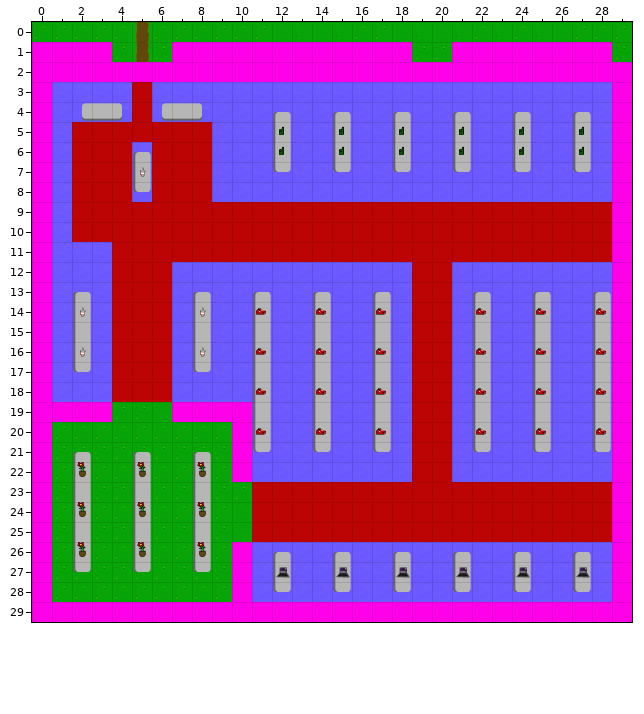
Tiled map -- static/Map.tmx. This is how it looked before the edit.
Cells are 64x64 px. Shown: x 0..29, y 0..29.
After the commit:
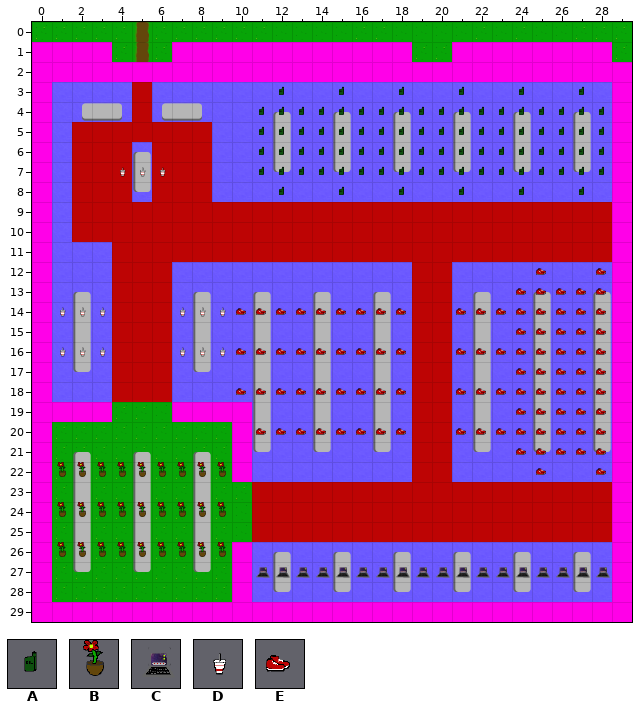
Key: from "GroundTiles": A 15, B 16, C 17, D 18, E 23.
_ is an empty cell.
Tiles of an added or newly shown layer are drawn over the layers below it.
The edit:
Layer "Hotspots" (added):
y 3: x 12 _ -> A; x 15 _ -> A; x 18 _ -> A; x 21 _ -> A; x 24 _ -> A; x 27 _ -> A
y 4..6: x 11 _ -> A; x 13..14 __ -> AA; x 16..17 __ -> AA; x 19..20 __ -> AA; x 22..23 __ -> AA; x 25..26 __ -> AA; x 28 _ -> A
y 7: x 4 _ -> D; x 6 _ -> D; x 11 _ -> A; x 13..14 __ -> AA; x 16..17 __ -> AA; x 19..20 __ -> AA; x 22..23 __ -> AA; x 25..26 __ -> AA; x 28 _ -> A
y 8: x 12 _ -> A; x 15 _ -> A; x 18 _ -> A; x 21 _ -> A; x 24 _ -> A; x 27 _ -> A
y 12: x 25 _ -> E; x 28 _ -> E
y 13: x 24 _ -> E; x 26..27 __ -> EE
y 14: x 1 _ -> D; x 3 _ -> D; x 7 _ -> D; x 9..10 __ -> DE; x 12..13 __ -> EE; x 15..16 __ -> EE; x 18 _ -> E; x 21 _ -> E; x 23..24 __ -> EE; x 26..27 __ -> EE
y 15: x 24 _ -> E; x 26..27 __ -> EE
y 16: x 1 _ -> D; x 3 _ -> D; x 7 _ -> D; x 9..10 __ -> DE; x 12..13 __ -> EE; x 15..16 __ -> EE; x 18 _ -> E; x 21 _ -> E; x 23..24 __ -> EE; x 26..27 __ -> EE
y 17: x 24 _ -> E; x 26..27 __ -> EE
y 18: x 10 _ -> E; x 12..13 __ -> EE; x 15..16 __ -> EE; x 18 _ -> E; x 21 _ -> E; x 23..24 __ -> EE; x 26..27 __ -> EE
y 19: x 24 _ -> E; x 26..27 __ -> EE
y 20: x 12..13 __ -> EE; x 15..16 __ -> EE; x 18 _ -> E; x 21 _ -> E; x 23..24 __ -> EE; x 26..27 __ -> EE
y 21: x 24 _ -> E; x 26..27 __ -> EE
y 22: x 1 _ -> B; x 3..4 __ -> BB; x 6..7 __ -> BB; x 9 _ -> B; x 25 _ -> E; x 28 _ -> E
y 24: x 1 _ -> B; x 3..4 __ -> BB; x 6..7 __ -> BB; x 9 _ -> B
y 26: x 1 _ -> B; x 3..4 __ -> BB; x 6..7 __ -> BB; x 9 _ -> B
y 27: x 11 _ -> C; x 13..14 __ -> CC; x 16..17 __ -> CC; x 19..20 __ -> CC; x 22..23 __ -> CC; x 25..26 __ -> CC; x 28 _ -> C
Layer "Interactables":
y 4: x 12 _ -> A; x 15 _ -> A; x 18 _ -> A; x 21 _ -> A; x 24 _ -> A; x 27 _ -> A
y 7: x 12 _ -> A; x 15 _ -> A; x 18 _ -> A; x 21 _ -> A; x 24 _ -> A; x 27 _ -> A
y 13: x 25 _ -> E; x 28 _ -> E
y 15: x 25 _ -> E; x 28 _ -> E
y 17: x 25 _ -> E; x 28 _ -> E
y 19: x 25 _ -> E; x 28 _ -> E
y 21: x 25 _ -> E; x 28 _ -> E
